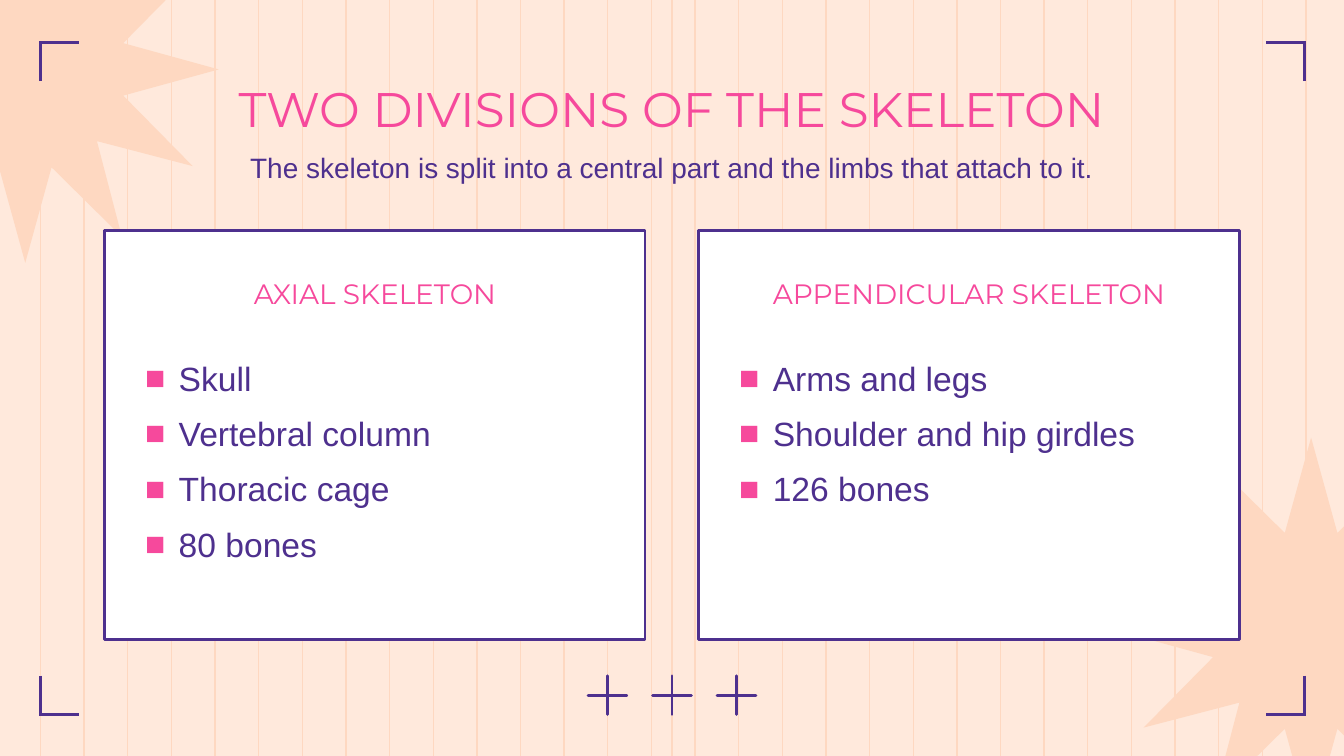
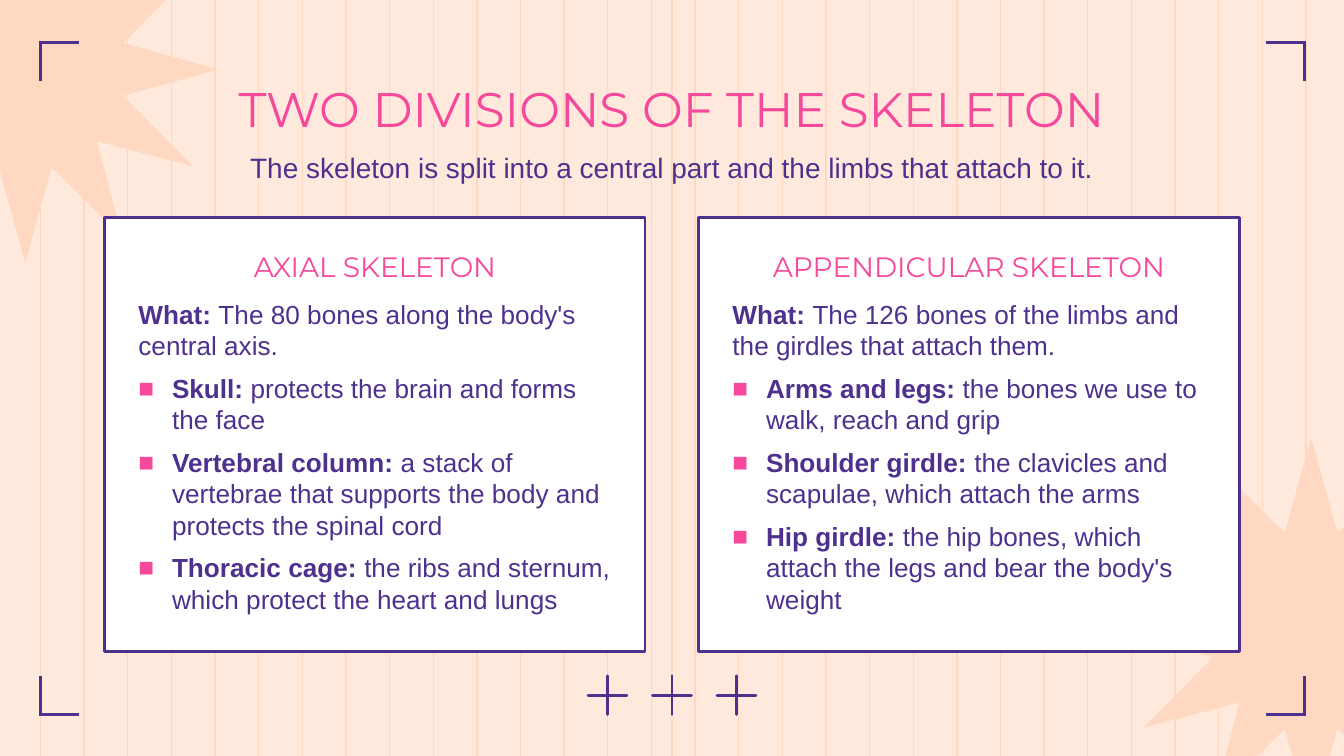
Before and after one commit to Ezkiel2004/Anthropotomy, a slide deck: slide 8 of docs/body-systems/skeletal-system.pptx. Drawn at 1344x756 pixels with LibreOffice and Linux fonts; fonts in the diff are those of the drawing. Boxes give left, top, right and bottom in pixels: in the first picture for what was removed or moved away, otherwise in the second. Text is boxed around its words. In the diff, an @@ line names an element or a change of style, - is before the commit and + after.

```diff
--- a/docs/body-systems/skeletal-system.pptx
+++ b/docs/body-systems/skeletal-system.pptx
@@ rectangle: place and size @@
-rectangle at (105, 230, 645, 638)
+rectangle at (105, 218, 645, 652)
@@ text "AXIAL SKELETON": place and size @@
-text "AXIAL SKELETON" at (254, 284, 496, 304)
+text "AXIAL SKELETON" at (254, 257, 496, 277)
@@ rectangle: place and size @@
-rectangle at (699, 230, 1239, 638)
+rectangle at (699, 218, 1239, 652)
@@ text "APPENDICULAR SKELETON": place and size @@
-text "APPENDICULAR SKELETON" at (773, 284, 1165, 304)
+text "APPENDICULAR SKELETON" at (773, 257, 1165, 277)
@@ text at (138, 305, 610, 615): text changed; size 18 to 14 pt @@
-■ Skull
-■ Vertebral column
-■ Thoracic cage
-■ 80 bones
+What: The 80 bones along the body's central axis.
+■ Skull: protects the brain and forms the face
+■ Vertebral column: a stack of vertebrae that supports the body and protects the spinal cord
+■ Thoracic cage: the ribs and sternum, which protect the heart and lungs
@@ text at (732, 305, 1197, 615): text changed; size 18 to 14 pt @@
-■ Arms and legs
-■ Shoulder and hip girdles
-■ 126 bones
+What: The 126 bones of the limbs and the girdles that attach them.
+■ Arms and legs: the bones we use to walk, reach and grip
+■ Shoulder girdle: the clavicles and scapulae, which attach the arms
+■ Hip girdle: the hip bones, which attach the legs and bear the body's weight
```
Also in this commit, not shown: 4 other slides changed, 2 slides added, 1 slide removed.
